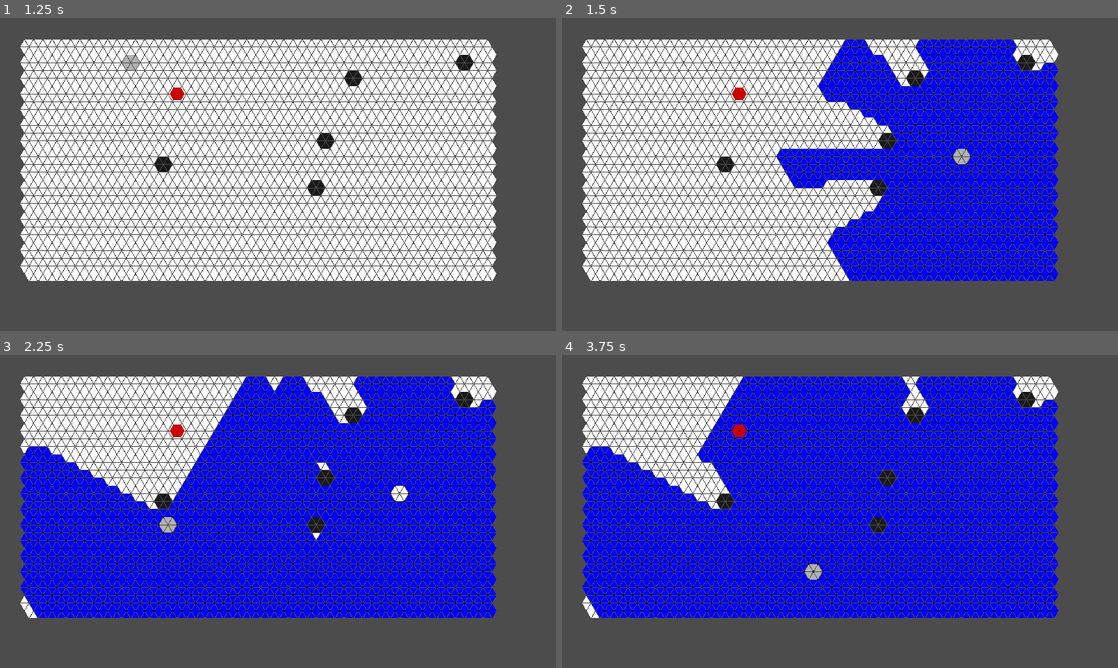
Above: before the commit, frames 1-4 (two rows, left to right).
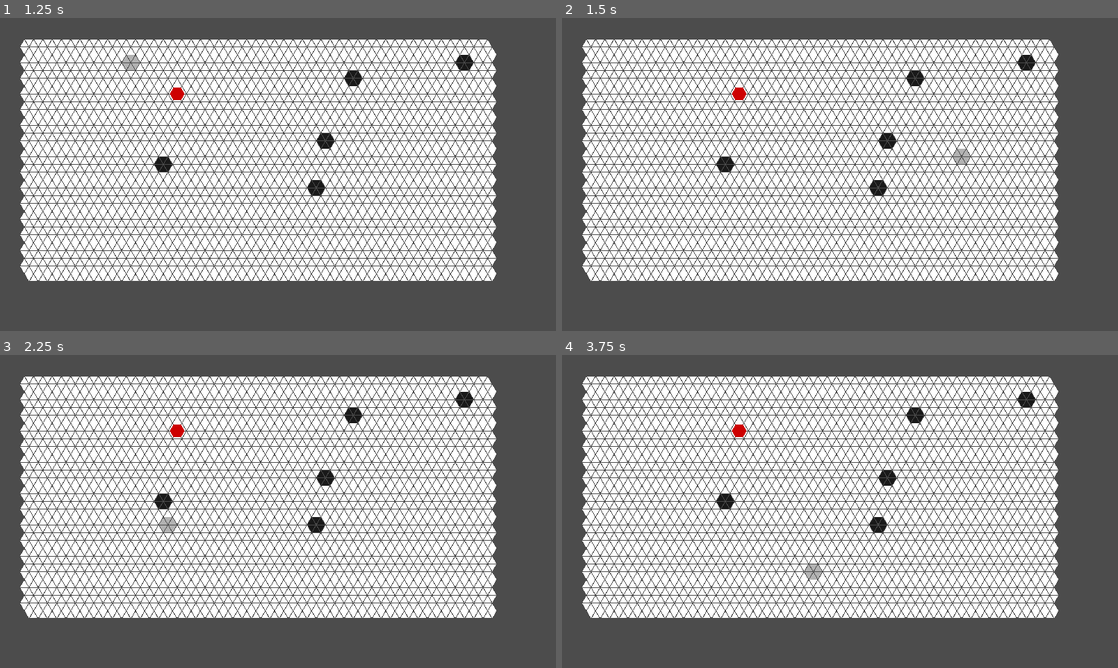
Above: after the commit, the same moments.

Repository: F3lixitas/pousse_pousse_nain
Game: Godot game, scene res://scenes/menu.tscn
Two runs of this game, one before a commit and one after it. Both use one fixed random seed, a clock stepped at 60 frames per second and the inputs below.
Inputs (mouse positions are in pixels of both pictures, inside the frame that each line leads up to):
- Up to frame 1 (1.25 s): click "Launch game" at 0.5 s
- Up to frame 2 (1.5 s): tap Enter at 1.25 s; move the mouse to (962, 158) at 1.27 s; click (962, 158) at 1.42 s
- Up to frame 3 (2.25 s): tap Space at 2 s; move the mouse to (166, 527) at 2.02 s; click (166, 527) at 2.17 s
- Up to frame 4 (3.75 s): tap Enter at 2.75 s; move the mouse to (895, 442) at 2.77 s; click (895, 442) at 2.92 s; tap Space at 3.5 s; move the mouse to (812, 574) at 3.52 s; click (812, 574) at 3.67 s

Frame 1 is identical in both runs. In frame 2, 23% of the frame differs, in the area x 38-90%, y 6-84%; in frame 3, 42%; in frame 4, 46%, in the area x 3-90%, y 6-84%.

Commit message:
movement

Diff:
--- a/project.godot
+++ b/project.godot
@@ -21,6 +21,14 @@
 window/stretch/mode="2d"
 window/stretch/aspect="expand"
 
+[input]
+
+open_menu={
+"deadzone": 0.5,
+"events": [ Object(InputEventKey,"resource_local_to_scene":false,"resource_name":"","device":0,"alt":false,"shift":false,"control":false,"meta":false,"command":false,"pressed":false,"scancode":16777217,"unicode":0,"echo":false,"script":null)
+ ]
+}
+
 [physics]
 
 common/enable_pause_aware_picking=true
--- a/scripts/Scene_prototype_control_script.gd
+++ b/scripts/Scene_prototype_control_script.gd
@@ -4,8 +4,8 @@
 var menu = load("res://scenes/submenu.tscn")
 var inst = menu.instance()
 
-func _unhandled_key_input(event):
-	if event is InputEventKey and event.is_pressed() and event.scancode == KEY_ESCAPE:
+func _input(event):
+	if Input.is_action_just_pressed("open_menu"):
 		if not menuActive:
 			add_child(inst)
 			menuActive = true
--- a/scripts/deplacement.gd
+++ b/scripts/deplacement.gd
@@ -37,7 +37,7 @@
 		cheminsCourant.push_back(monChemin)
 
 	#### Programme (a partir de l'étage 2) ######
-	for etageCourant in range(2, 20):
+	for etageCourant in range(2, 50):
 
 		#print("ETAGE n", etageCourant)
 
--- a/scripts/menu/Menu_Button1_script.gd
+++ b/scripts/menu/Menu_Button1_script.gd
@@ -1,6 +1,6 @@
 extends Button
 
 func _pressed():
-	var mainScene = load("res://scenes/Scene_Prototype.tscn")
+	var mainScene = load("res://scenes/Scene_prototype.tscn")
 	get_tree().change_scene_to(mainScene)
 	pass
--- a/scripts/nodeGenerator_script.gd
+++ b/scripts/nodeGenerator_script.gd
@@ -43,7 +43,9 @@
 
 var pionIndex = (maxX + 1) * maxY * 2 + 2 * maxX
 
-
+var normalState = true
+var movingState = false
+var pushingState = false
 
 ##########################################   Fonctions   ##########################################
 
@@ -128,20 +130,49 @@
 	# Click gauche
 
 	if event is InputEventMouseButton and event.is_pressed() and event.button_index == BUTTON_LEFT:
-		var mp = get_viewport().get_mouse_position()
-
-		var index = pointOperations.getPointIndex(maxX, maxY, stepX, stepY, padding, mp)
-
-		var tab = deplacement.verfifAllDep(index, [1, 1, 1, 1, 1, 1], get_node("."))
-
-		for cmp in range(0, tab.size()):
-			changeMaterial(tab[cmp], selectedMaterial)
-			selected.append(tab[cmp])
-			var p = Sprite.new()
-			p.texture = load("res://images/noeud.png")
-			p.position = pointOperations.getPointPosition(maxX, maxY, stepX, stepY, padding, tab[cmp])
-			p.scale = Vector2(0.1, 0.1)
-			add_child(p)
+		if normalState:
+			var mp = get_viewport().get_mouse_position()
+			var index = pointOperations.getPointIndex(maxX, maxY, stepX, stepY, padding, mp)
+
+			if index == pointOperations.getPointIndex(maxX, maxY, stepX, stepY, padding, get_child(pionIndex).position):
+				var tab = deplacement.verfifAllDep(index, [1, 1, 1, 1, 1, 1], get_node("."))
+				for cmp in range(0, tab.size()):
+					var dist = pointOperations.getPointPosition(maxX, maxY, stepX, stepY, padding, tab[cmp]).distance_to(pointOperations.getPointPosition(maxX, maxY, stepX, stepY, padding, index))
+
+					if dist < 500:
+						changeMaterial(tab[cmp], selectedMaterial)
+						selected.append(tab[cmp])
+
+				normalState = false
+				movingState = true
+		elif movingState:
+			var mp = get_viewport().get_mouse_position()
+			var index = pointOperations.getPointIndex(maxX, maxY, stepX, stepY, padding, mp)
+			if selected.has(index):
+				for i in range(selected.size()):
+					changeMaterial(selected[i], defaultMaterial)
+				selected.clear()
+				lastMaterials[0] = defaultMaterial
+				lastMaterials[1] = defaultMaterial
+				lastMaterials[2] = defaultMaterial
+				lastMaterials[3] = defaultMaterial
+				lastMaterials[4] = defaultMaterial
+				lastMaterials[5] = defaultMaterial
+
+				get_child(pionIndex).position = pointOperations.getPointPosition(maxX, maxY, stepX, stepY, padding, index)
+			else:
+				for i in range(selected.size()):
+					changeMaterial(selected[i], defaultMaterial)
+				selected.clear()
+
+			movingState = false
+			normalState = true
+
+		elif pushingState:
+			pass
+		else:
+			normalState = true
+
 
 	if event is InputEventMouseButton and event.is_pressed() and event.button_index == BUTTON_RIGHT:
 		#remise par défaut
@@ -150,15 +181,12 @@
 		var index = pointOperations.getPointIndex(maxX, maxY, stepX, stepY, padding, mp)
 
 		points[index].occupation = 1
-		changeMaterial(index, overlayedMaterial)
-#		for i in range(0, selected.size()):
-#			get_child(points[selected[i]].tri[0]).material = defaultMaterial
-#			get_child(points[selected[i]].tri[1]).material = defaultMaterial
-#			get_child(points[selected[i]].tri[2]).material = defaultMaterial
-#			get_child(points[selected[i]].tri[3]).material = defaultMaterial
-#			get_child(points[selected[i]].tri[4]).material = defaultMaterial
-#			get_child(points[selected[i]].tri[5]).material = defaultMaterial
-#		selected.clear()
+		lastMaterials[0] = occupiedMaterial
+		lastMaterials[1] = occupiedMaterial
+		lastMaterials[2] = occupiedMaterial
+		lastMaterials[3] = occupiedMaterial
+		lastMaterials[4] = occupiedMaterial
+		lastMaterials[5] = occupiedMaterial
 
 # Fonction appelée lors du la création du noeud
 
--- a/scripts/pointOperations_script.gd
+++ b/scripts/pointOperations_script.gd
@@ -33,7 +33,6 @@
 	var vec = splitXY(maxX, maxY, index)
 
 	var out = Vector2(padding + vec.x * stepX + (int(vec.y) % 2) * (stepX / 2), padding + vec.y * stepY)
-
 	return out
 
 
